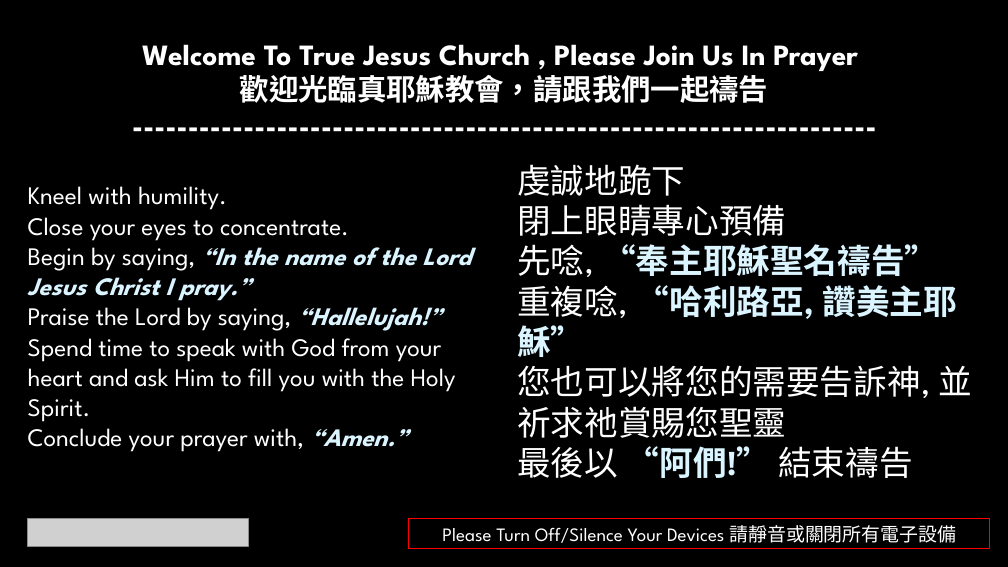
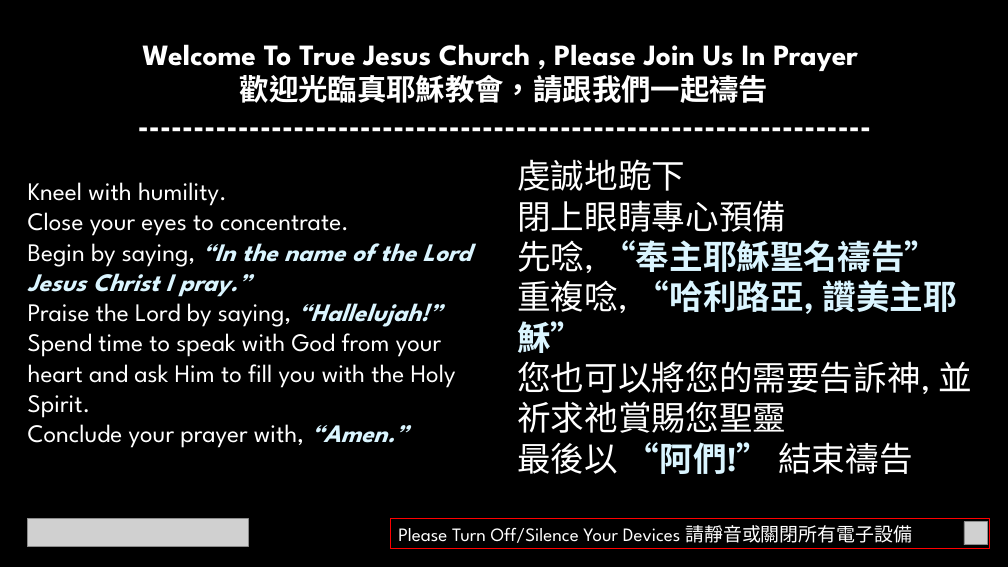
Before and after one commit to calebchanwy/tjc-powerpoint, a slide deck: slide 6 of TJCPowerPoint/bin/Debug/Files/ServiceWidescreen.pptx. Drawn at 1008x567 pixels with LibreOffice and Linux fonts; fonts in the diff are those of the drawing; grey boxes stand for pictures. Boxes give left, top, right and bottom in pixels: in the first picture for what was removed or moved away, otherwise in the second. Text is boxed around its words. In the diff, an @@ line names an element or a change of style, - is before the commit and + after.

```diff
--- a/TJCPowerPoint/bin/Debug/Files/ServiceWidescreen.pptx
+++ b/TJCPowerPoint/bin/Debug/Files/ServiceWidescreen.pptx
@@ text "Kneel with humility.": place and size @@
-text "Kneel with humility." at [28,186,471,452]
+text "Kneel with humility." at [28,182,471,448]
@@ text "虔誠地跪下": place and size @@
-text "虔誠地跪下" at [517,164,973,478]
+text "虔誠地跪下" at [517,159,973,474]
@@ rectangle "Please Turn Off/Silence Your Devices ...": place and size @@
-rectangle "Please Turn Off/Silence Your Devices ..." at [409,519,991,549]
+rectangle "Please Turn Off/Silence Your Devices ..." at [391,519,991,549]
@@ rectangle "Please Turn Off/Silence Your Devices ..." at [391,519,991,549]: alignment centre to left; outline #FF0000 0.75 pt to #FF0000 1 pt @@
@@ picture added at [964,522,988,545] @@
```
Also in this commit, not shown: 6 other slides changed, 12 other files.
